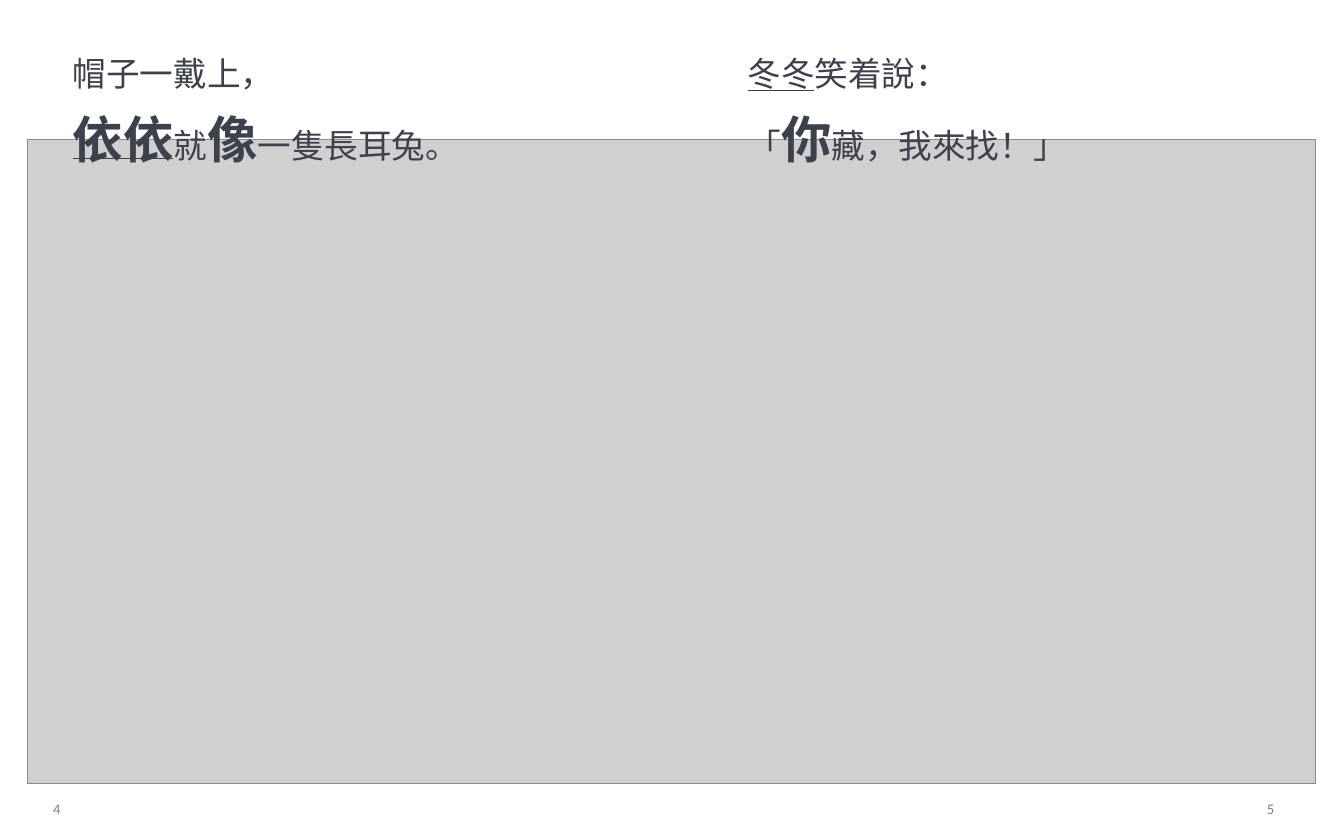
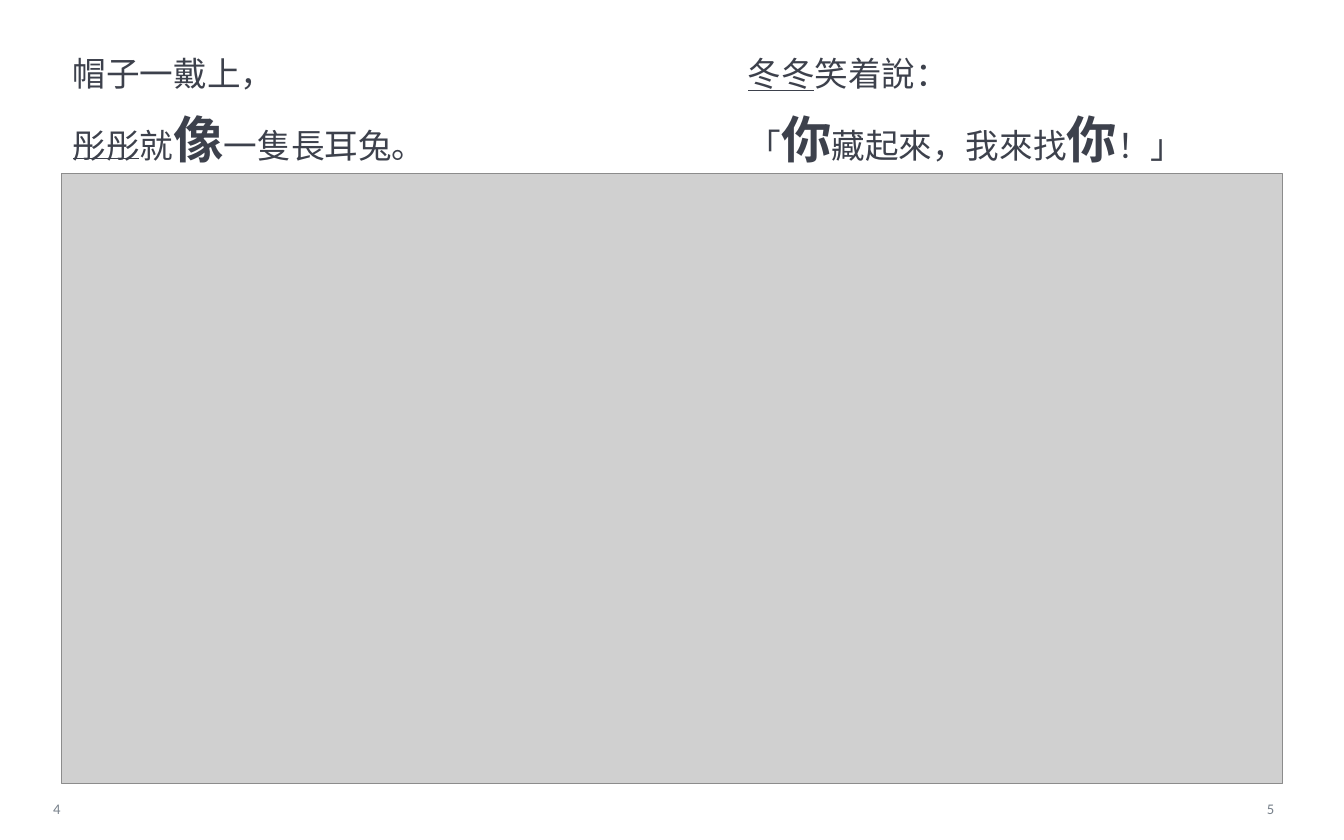
Before and after one commit to angusQAQ/audio-book, a slide deck: slide 4 of books/this-time-you-cant-find-me/exports/這次，你找不到我！_可編輯排版.pptx. Drawn at 1344x840 pixels with LibreOffice and Linux fonts; fonts in the diff are those of the drawing; grey boxes stand for pictures. Boxes give left, top, right and bottom in pixels: in the first picture for what was removed or moved away, otherwise in the second. Text is boxed around its words. In the diff, an @@ line names an element or a change of style, - is before the commit and + after.

```diff
--- a/books/this-time-you-cant-find-me/exports/這次，你找不到我！_可編輯排版.pptx
+++ b/books/this-time-you-cant-find-me/exports/這次，你找不到我！_可編輯排版.pptx
@@ text at bbox=[73, 115, 426, 163]: text changed @@
-依依就像一隻長耳兔。
+彤彤就像一隻長耳兔。
@@ text at bbox=[748, 115, 1184, 163]: text changed @@
-「你藏，我來找！」
+「你藏起來，我來找你！」
@@ picture: place and size @@
-picture at bbox=[28, 140, 1317, 784]
+picture at bbox=[62, 173, 1282, 784]
@@ line moved from (74, 158) - (173, 158) to (74, 158) - (139, 158) @@
```
Also in this commit, not shown: 11 other slides changed, 56 other files.
